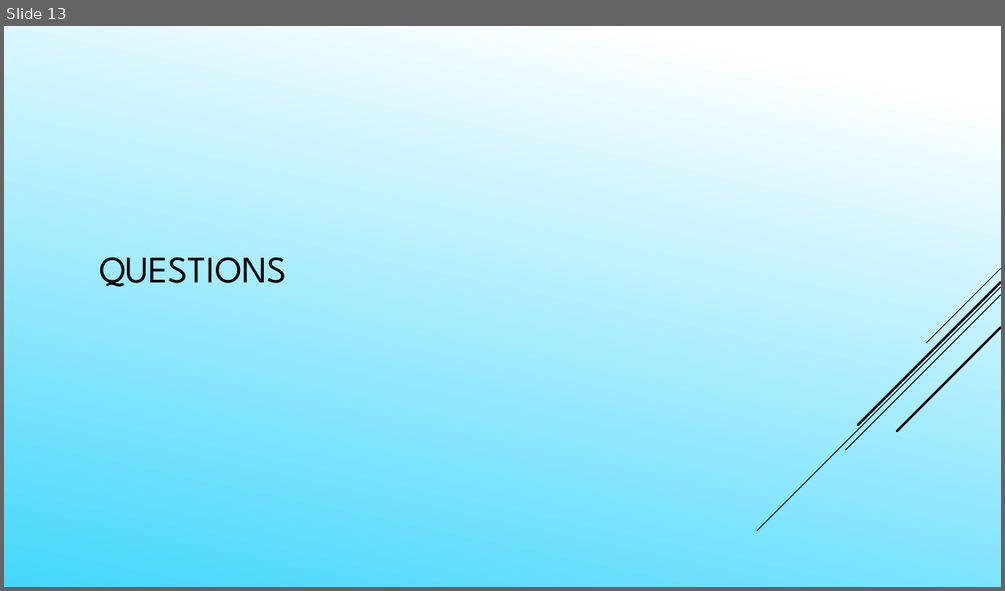
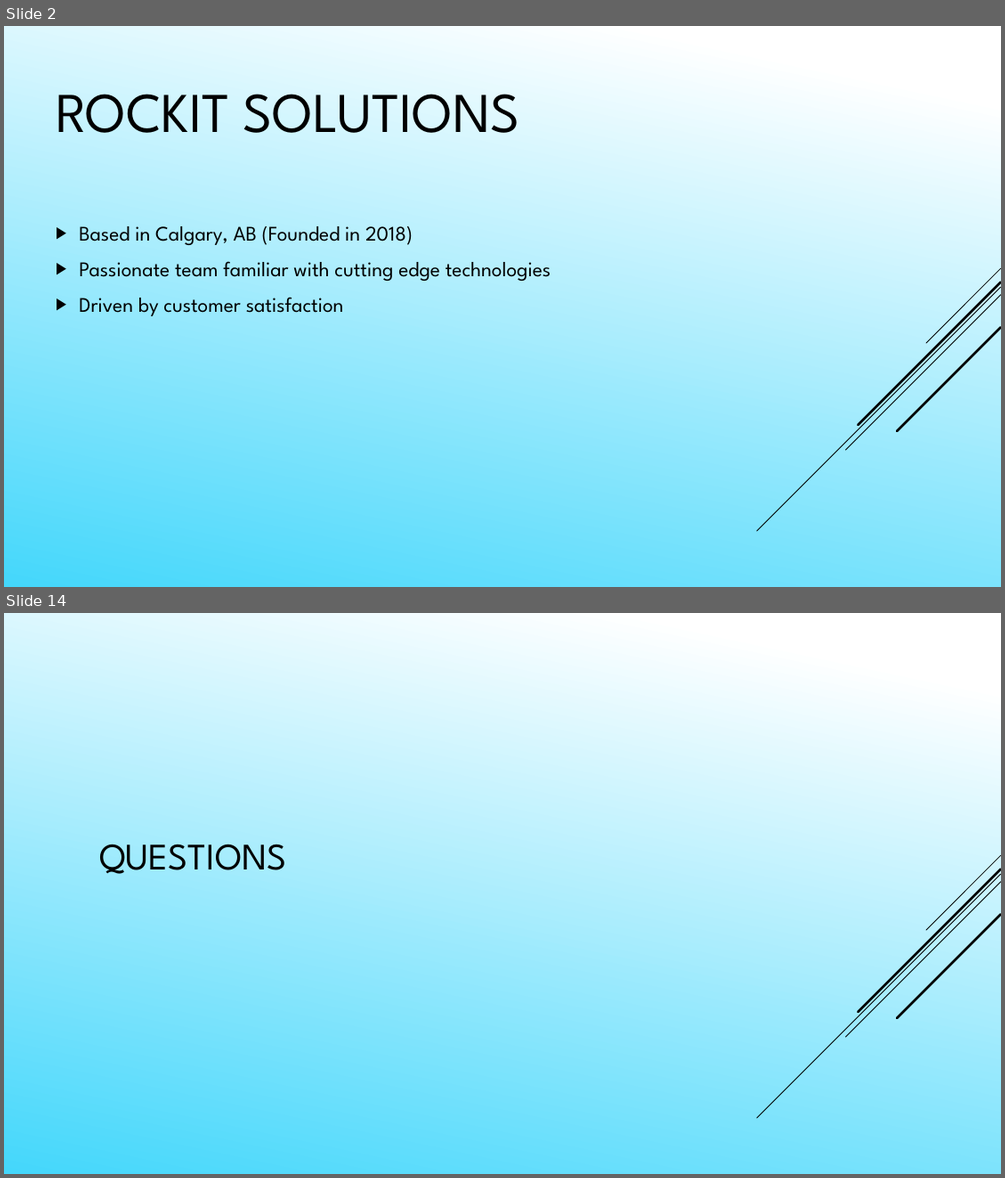
Before and after one commit to Daefikio/OOD2018Team2pro, a slide deck: Presentation Powerpoint.pptx. Shown one above the other, each under a label of ours: slide 13 before the commit, slides 2 and 14 after it; the slides between them are not shown. The pictures are 1005x591 and 1005x1178 pixels, drawn with LibreOffice and Linux fonts; fonts in the diff are those of the drawing. Boxes give left, top, right and bottom in pixels: in the first picture for what was removed or moved away, otherwise in the second. Text is boxed around its words. In the diff, an @@ line names an element or a change of style, - is before the commit and + after.

```diff
--- a/Presentation Powerpoint.pptx
+++ b/Presentation Powerpoint.pptx
@@ slide 2 added at (4,26,1001,587), background gradient #FFFFFF to #45D7FB; not listed: 5 template elements that a slide beside it also shows @@
@@ title added at (56,94,520,133), 54 pt, text #000000 @@
+ROCKIT SOLUTIONS
@@ text added at (79,226,550,316), 20 pt, text #000000 @@
+▶ Based in Calgary, AB (Founded in 2018)
+▶ Passionate team familiar with cutting edge technologies
+▶ Driven by customer satisfaction
@@ what was slide 13 is now slide 14 @@
```
Also in this commit, not shown: 10 slides changed, 2 other slides added, 2 slides removed, 1 other file.
